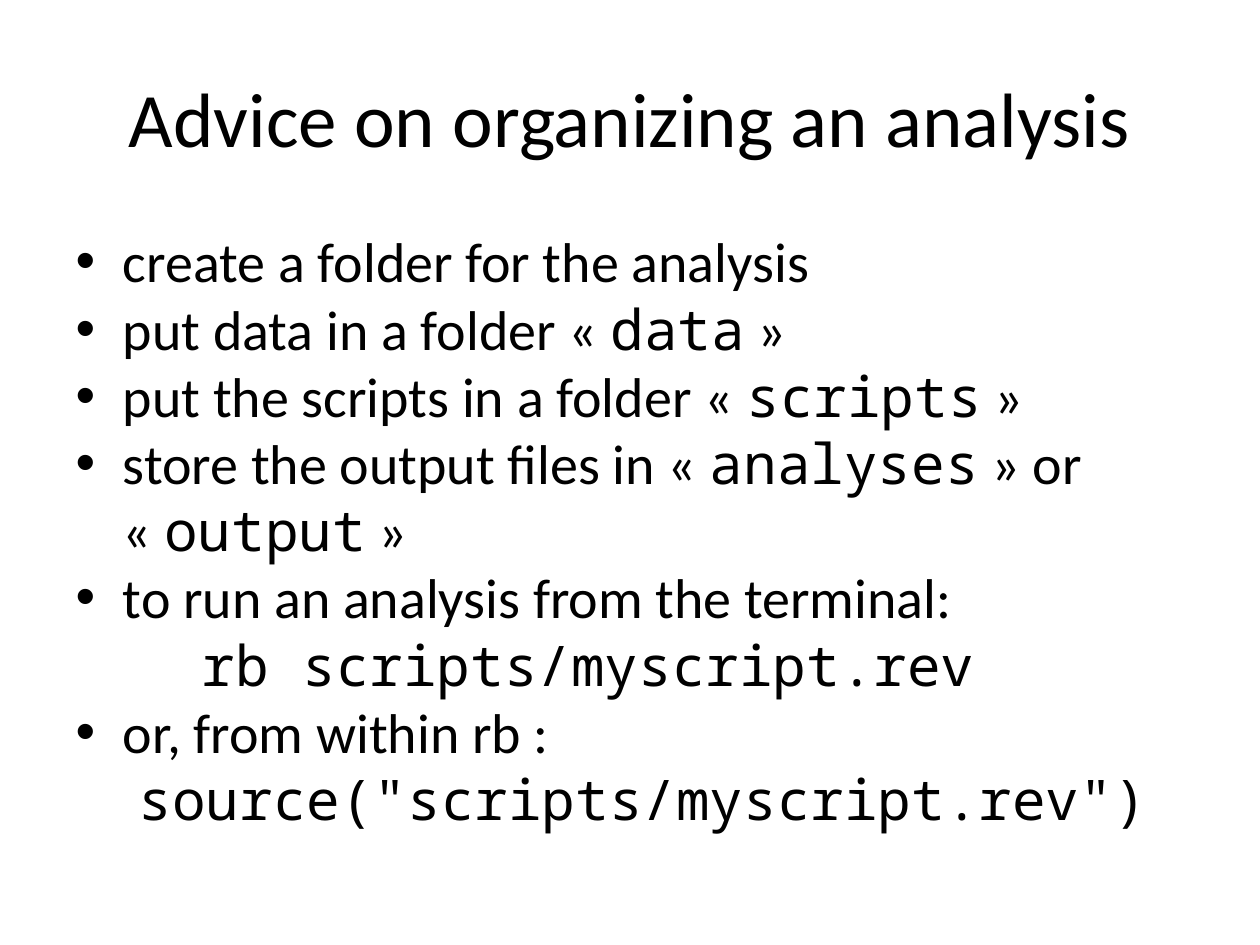
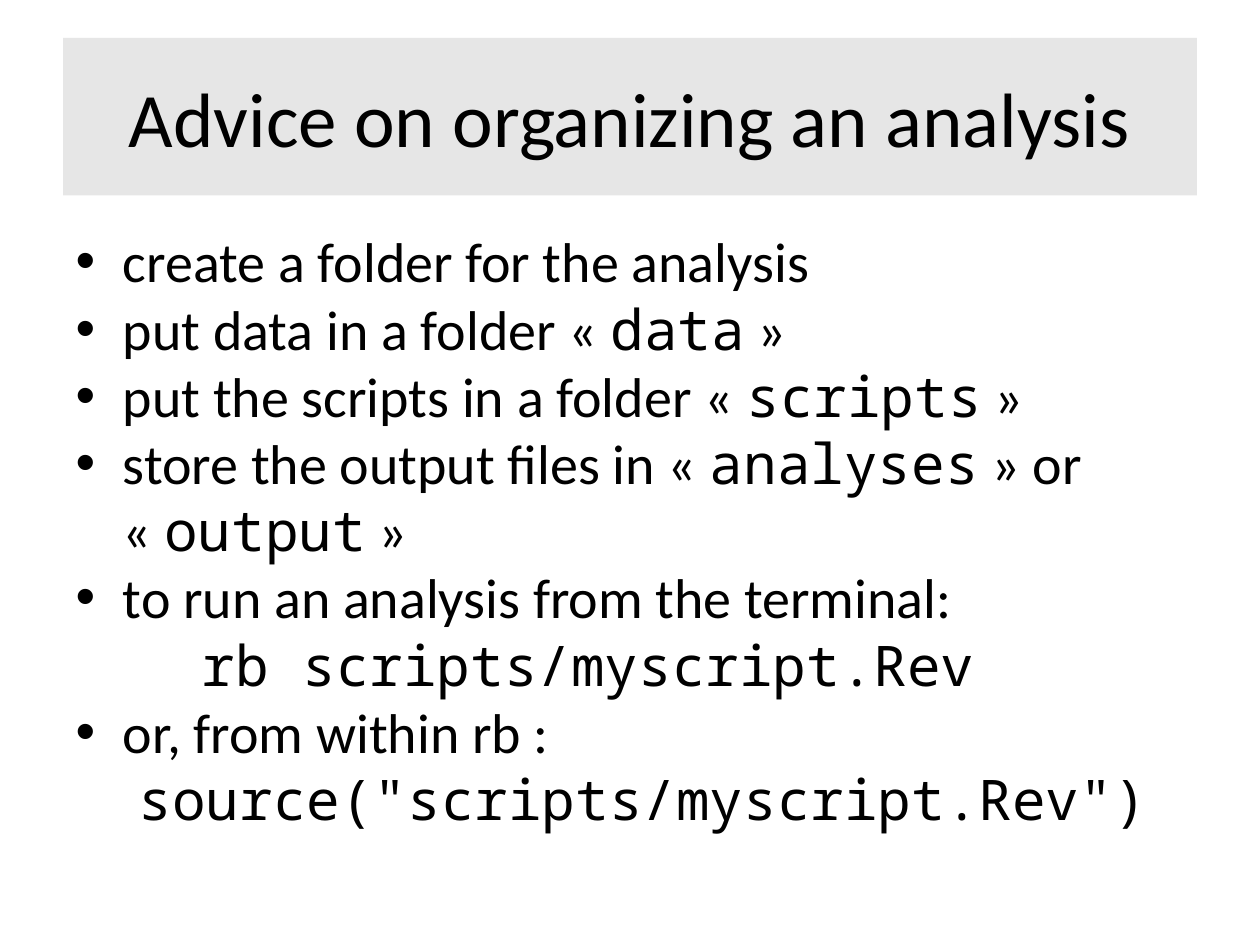
Before and after one commit to Boussau/boussau.github.io, a slide deck: slide 35 of COME_courses/Cambridge_2022/6_Bayesian_inference/RevBayesIntro.pptx (slide 32 before the commit). Drawn at 1260x945 pixels with LibreOffice and Linux fonts; fonts in the diff are those of the drawing. Boxes give left, top, right and bottom in pixels: in the first picture for what was removed or moved away, otherwise in the second. Text is boxed around its words. In the diff, an @@ line names an element or a change of style, - is before the commit and + after.

```diff
--- a/COME_courses/Cambridge_2022/6_Bayesian_inference/RevBayesIntro.pptx
+++ b/COME_courses/Cambridge_2022/6_Bayesian_inference/RevBayesIntro.pptx
@@ title "Advice on organizing an analysis": place and size @@
-title "Advice on organizing an analysis" at <box>129,93,1130,161</box>
+title "Advice on organizing an analysis" at <box>63,38,1197,195</box>
@@ title "Advice on organizing an analysis" at <box>63,38,1197,195</box>: fill none to #E6E6E6 @@
@@ text at <box>202,643,974,700</box>: text changed @@
-rb scripts/myscript.rev
+rb scripts/myscript.Rev
@@ text at <box>139,777,1147,834</box>: text changed @@
-source("scripts/myscript.rev")
+source("scripts/myscript.Rev")
```
Also in this commit, not shown: 45 other slides changed, 3 slides added, 1 other file.
